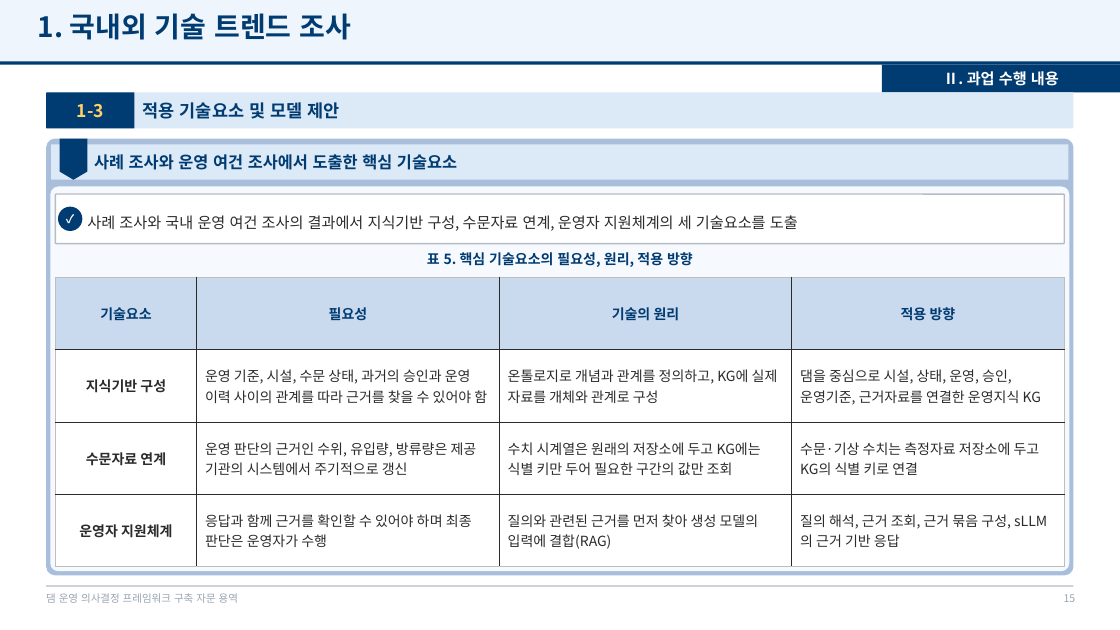
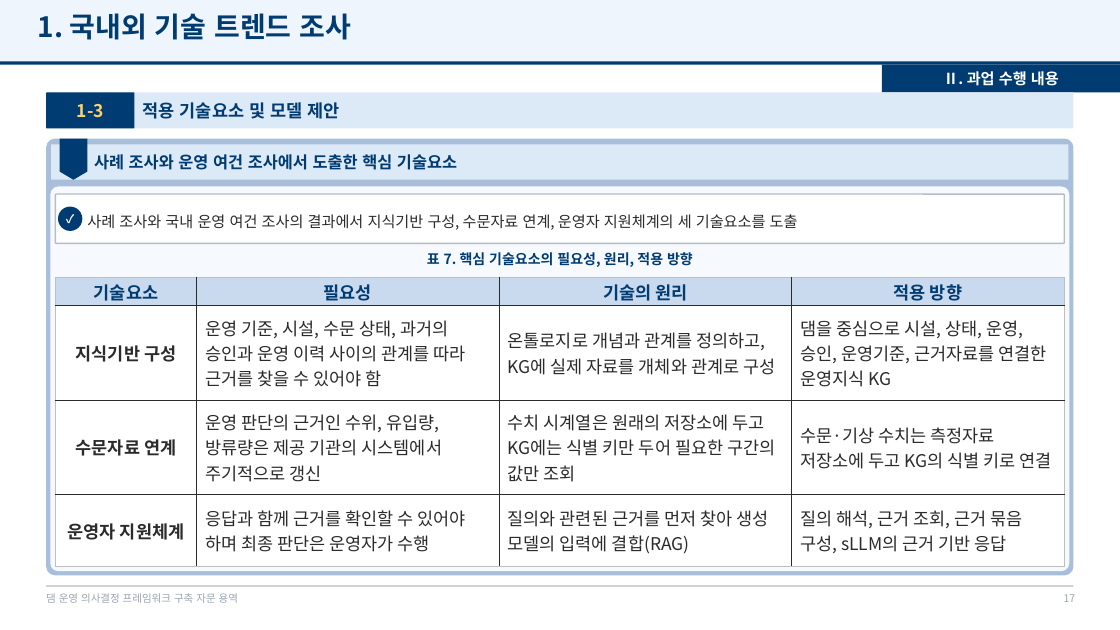
Before and after one commit to mkm1119/KGRAG-LLM, a slide deck: slide 17 of project_khnp/2026.12.09_최종보고회_발표자료_초안.pptx (slide 15 before the commit). Drawn at 1120x630 pixels with LibreOffice and Linux fonts; fonts in the diff are those of the drawing; background and template pictures are left out. Boxes give left, top, right and bottom in pixels: in the first picture for what was removed or moved away, otherwise in the second. Text is boxed around its words. In the diff, an @@ line names an element or a change of style, - is before the commit and + after.

```diff
--- a/project_khnp/2026.12.09_최종보고회_발표자료_초안.pptx
+++ b/project_khnp/2026.12.09_최종보고회_발표자료_초안.pptx
@@ text at (x1=427, y1=252, x2=693, y2=267): text changed @@
-표 5. 핵심 기술요소의 필요성, 원리, 적용 방향
+표 7. 핵심 기술요소의 필요성, 원리, 적용 방향
@@ table at (x1=55, y1=277, x2=1064, y2=567) @@
@@ size 12 to 15 pt @@
@@ page number at (x1=1064, y1=594, x2=1076, y2=602): text changed @@
-15
+17
```
Also in this commit, not shown: 17 other slides changed, 4 slides added, 2 other files.
